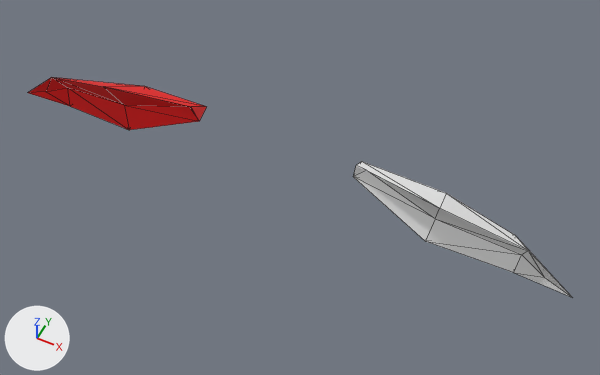
The glTF model addons/Cubiix_Assets/Mods/CoreAssets/Assets/Mesh/Base/Ears/Goat_Ears.gltf, before and after one commit.
The view is the same before and after, from a camera (50 mm lens) standing at (2.53, -4.61, 9.12) and looking at (0.31, -0.17, 3.56). Lighting does not change. The marker at lower left points along +X, +Y and +Z. Mesh edges are drawn as thin lines. Vertices at the same position are counted once.

Before the edit, the objects in view are built like this:
```python
mat_material = principled_material('Material')
mat_material.texture = img_color_palette
mat_material.roughness = 0.61
me_plane_013 = bpy.data.meshes.new('Plane.013')
me_plane_013.from_pydata(...)  # 28 vertices, 48 faces; spans x -2.8..2.8, y -0.3..0.19, z 3.43..4.1
me_plane_013.materials.append(mat_material)  # picture img_color_palette
ob_goat_ears = bpy.data.objects.new('Goat_Ears', me_plane_013)
ob_goat_ears.location = (0.0, 0.0, 0.0)
```
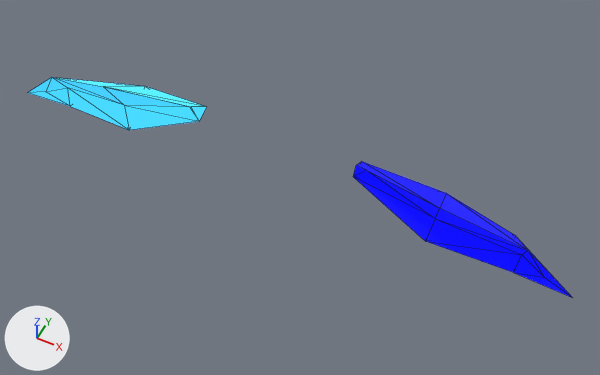
What changed in the scene script:
```text
Add img_shader_teststrip:
    img_shader_teststrip = load_image('Shader_TestStrip', 'Shader_TestStrip.png', 18, 2, 'sRGB')
Change mat_material:
    where n0 = _N.new('ShaderNodeBsdfPrincipled'); n0.name = 'Principled BSDF'
    n0.inputs[2].default_value: 0.61 -> 1.0  # 'Roughness'
    add n0.inputs[28].default_value = 1.0  # 'Emission Strength'
    where n2 = _N.new('ShaderNodeTexImage'); n2.name = 'Image Texture'
    n2.image: img_color_palette -> img_shader_teststrip
    add n3 = _N.new('ShaderNodeTexImage'); n3.name = 'Image Texture.001'
    add n3.image = img_shader_teststrip
    add n3.interpolation = 'Closest'
    remove _L.new(n2.outputs[0], n0.inputs[0])  # 'Color' to 'Base Color'
    add _L.new(n2.outputs[0], n0.inputs[27])  # 'Color' to 'Emission Color'
    add _L.new(n3.outputs[0], n0.inputs[0])  # 'Color' to 'Base Color'
Change me_plane_013:
    where me_plane_013.from_pydata(...)  # 28 vertices, 48 faces; spans x -2.8..2.8, y -0.3..0.19, z 3.43..4.1
    used by ob_goat_ears; location = (0.0, 0.0, 0.0)
    me_plane_013 part 1: texture (UV) coordinates of 48 of 48 faces, centred in x -2.56..2.56, y -0.21..0.06, z 3.47..4.02, changed; they spanned u 0.25..0.75, v 0.75..0.75 and now span u 0.03..0.08, v 0.77..0.77
```

What differs and where, as boxes [x1, y1, x2, y2] in the pictures (600 x 375 px):
'Goat_Ears', surface changed
    both: [28, 77, 572, 297]
